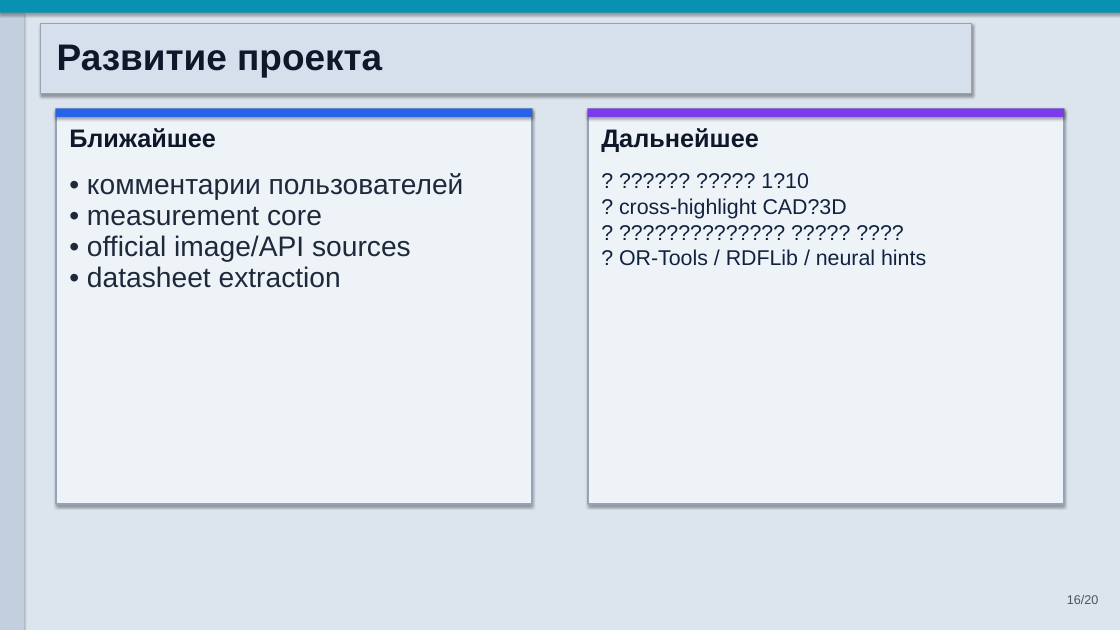
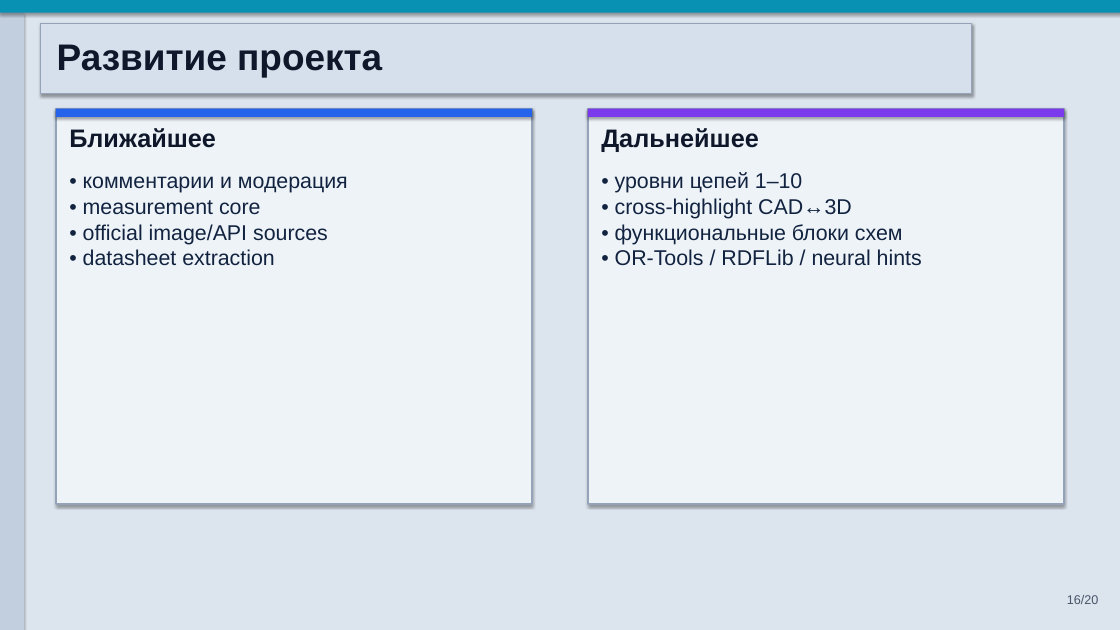
Before and after one commit to zlodey2077/Dolg, a slide deck: slide 16 of docs/Презентация_DOLG_основная_защита_20_слайдов_20260602.pptx. Drawn at 1120x630 pixels with LibreOffice and Linux fonts; fonts in the diff are those of the drawing. Boxes give left, top, right and bottom in pixels: in the first picture for what was removed or moved away, otherwise in the second. Text is boxed around its words. In the diff, an @@ line names an element or a change of style, - is before the commit and + after.

```diff
--- a/docs/Презентация_DOLG_основная_защита_20_слайдов_20260602.pptx
+++ b/docs/Презентация_DOLG_основная_защита_20_слайдов_20260602.pptx
@@ text at box(83, 176, 348, 193): text changed; size 29 to 22 pt; text colour #1E293B to #122340 @@
-• комментарии пользователей
+• комментарии и модерация
@@ text at box(615, 172, 922, 265): text changed @@
-? ?????? ????? 1?10
-? cross-highlight CAD?3D
-? ?????????????? ????? ????
-? OR-Tools / RDFLib / neural hints
+• уровни цепей 1–10
+• cross-highlight CAD↔3D
+• функциональные блоки схем
+• OR-Tools / RDFLib / neural hints
@@ text at box(83, 200, 328, 265): size 29 to 22 pt, text colour #1E293B to #122340 in "• measurement core", "• official image/API sources", "• datasheet extraction"; line spacing 0.92 to 1 @@
```
Also in this commit, not shown: 4 other slides changed, 3 other files.
